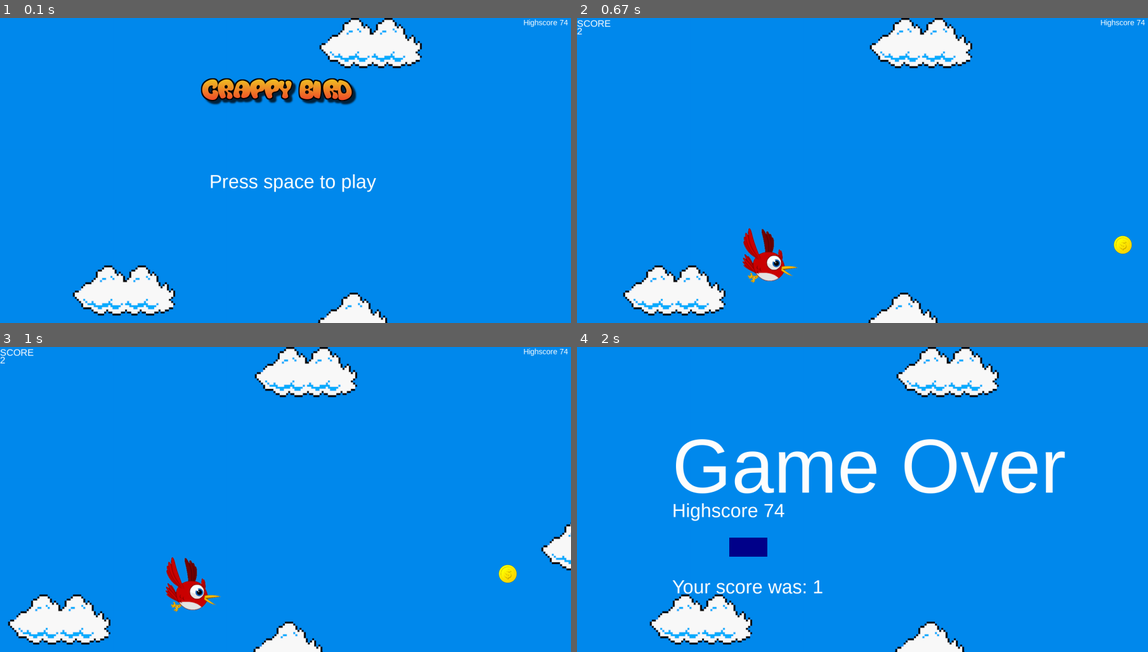
Above: before the commit, frames 1-4 (two rows, left to right).
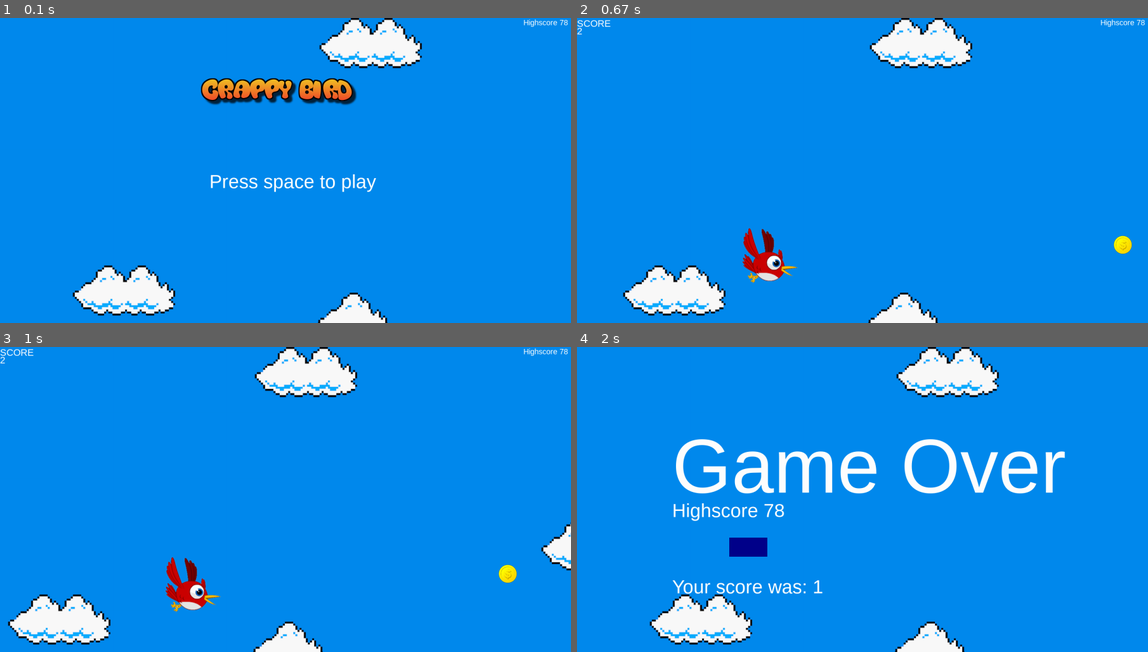
Above: after the commit, the same moments.

Repository: jtam64/pygame_final_project
Game: pygame game, started from CrappyBird.py
Two runs of this game, one before a commit and one after it. Both use one fixed random seed, a clock stepped at 60 frames per second and the inputs below.
Inputs (mouse positions are in pixels of both pictures, inside the frame that each line leads up to):
- Up to frame 1 (0.1 s): no input
- Up to frame 2 (0.67 s): tap Space at 0.33 s
- Up to frame 3 (1 s): tap Space at 0.73 s
- Up to frame 4 (2 s): tap Space at 1.03, 1.28 s; click (1073, 606) at 1.6 s; click (748, 548) at 1.93 s

The runs differ from the first frame. In frame 1, less than 0.1% of the frame differs, in the area x 98-100%, y 0-3%; in frame 2, less than 0.1%; in frame 3, less than 0.1%; in frame 4, less than 0.1%, in the area x 34-37%, y 51-56%.

Commit message:
final bug fixes and readme update. TODO: complete

Diff:
--- a/helper/history.json
+++ b/helper/history.json
@@ -1 +1 @@
-{"JACK": [37, 3, 22, 74], "JOHN": [10]}
+{"JACK": [37, 3, 22, 74], "JOHN": [10, 78], "JOJO": [8, 44]}
--- a/helper/scores.json
+++ b/helper/scores.json
@@ -1 +1 @@
-{"newest": 10, "highscore": {"JACK": 74}, "scores": {"JACK": 74, "JOHN": 10}}
+{"newest": 44, "highscore": {"JOHN": 78}, "scores": {"JACK": 74, "JOHN": 78, "JOJO": 44}}
--- a/screens/Gameover.py
+++ b/screens/Gameover.py
@@ -33,7 +33,7 @@
 
             if event.type == pygame.KEYDOWN and not event.key == pygame.K_BACKSPACE and not event.key == pygame.K_RETURN:
                 # check for keypress and add to user text
-                if len(self.user_text) < 5:
+                if len(self.user_text) < 4:
                     self.user_text += event.unicode.upper()
 
             if event.type == pygame.KEYDOWN and event.key == pygame.K_RETURN:
